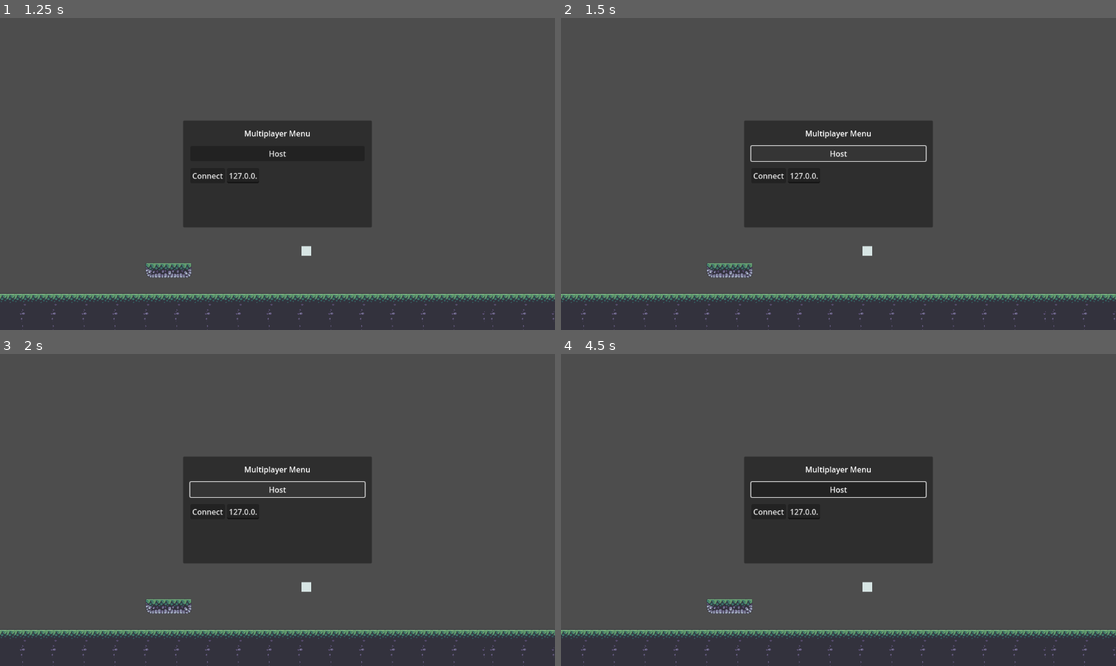
Above: before the commit, frames 1-4 (two rows, left to right).
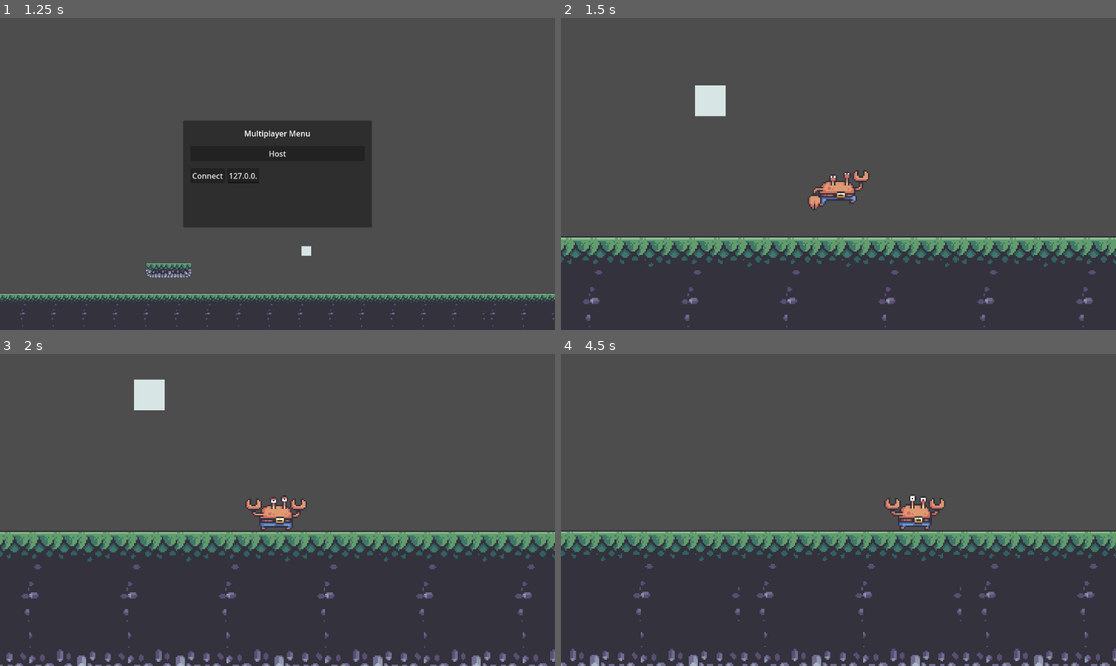
Above: after the commit, the same moments.

Repository: SMR-2023-Summer-Project/2DSideRacer
Game: Godot game, scene res://root/ui/title_screen/title_screen.tscn
Same seed, same stepped clock (60 frames per second), same inputs: the game is played once before the commit and once after it.
Inputs (mouse positions are in pixels of both pictures, inside the frame that each line leads up to):
- Up to frame 1 (1.25 s): click "PLAY!" at 0.5 s
- Up to frame 2 (1.5 s): click "Host" at 1.25 s
- Up to frame 3 (2 s): no input
- Up to frame 4 (4.5 s): move the mouse to (960, 494) at 2.02 s; hold Right (ui_right) 2.03-3.53 s; tap Shift (dash) every 0.75 s from 2.1 to 4.35 s; tap Up (jump) at 2.27, 3.02 s; move the mouse to (727, 525) at 2.77 s; move the mouse to (894, 441) at 3.52 s; hold Left (ui_left) 3.53-4.28 s; move the mouse to (810, 572) at 4.27 s; hold Right (ui_right) from 4.28 s (still down)

Frame 1 is identical in both runs. In frame 2, 30% of the frame differs, in the area x 0-100%, y 21-100%; in frame 3, 39%; in frame 4, 41%, in the area x 0-100%, y 32-100%.
Error after the commit: Assertion failed: UPNP Discover Failed! Error 24 (res://root/multiplayer/multiplayer.tscn::GDScript_463ds:48)

Commit message:
Revert "Adds checkpoints to the multiplayer scene"
This reverts commit 7ddb19b5e409345c7626521d1b904d2ce1b752b2.

Diff:
--- a/root/multiplayer/multiplayer.tscn
+++ b/root/multiplayer/multiplayer.tscn
@@ -1,9 +1,68 @@
-[gd_scene load_steps=9 format=3 uid="uid://cdn18fm4gxl0m"]
-
-[ext_resource type="Texture2D" uid="uid://bekfk6muxscqh" path="res://root/assets/sprites/tilesets/stone_grassy_tileset.png" id="1_pod0c"]
-[ext_resource type="Texture2D" uid="uid://b84hhopl0xjto" path="res://root/assets/sprites/backgrounds/Industrial_background_1.png" id="2_rxy47"]
-[ext_resource type="Script" path="res://root/scenes/demo_scene/Global.gd" id="3_c6tnc"]
-[ext_resource type="Script" path="res://root/scenes/demo_scene/Checkpoint.gd" id="4_so2ev"]
+[gd_scene load_steps=7 format=3 uid="uid://cdn18fm4gxl0m"]
+
+[ext_resource type="Texture2D" uid="uid://bhw1xco3bihrj" path="res://root/assets/sprites/tilesets/stone_grassy_tileset.png" id="1_pod0c"]
+[ext_resource type="Texture2D" uid="uid://2axj50dogn28" path="res://root/assets/sprites/backgrounds/Industrial_background_1.png" id="2_rxy47"]
+
+[sub_resource type="GDScript" id="GDScript_463ds"]
+script/source = "# author Cesar
+
+extends Node2D
+
+const PORT = 4433
+const Player = preload(\"res://root/entities/player/player.tscn\")
+
+var peer = ENetMultiplayerPeer.new()
+
+func _on_join_pressed():
+	$CanvasLayer.hide()
+	var txt : String = $CanvasLayer/MainMenu/MarginContainer/VBoxContainer/HBoxContainer/Address.text
+	if txt == \"\":
+		OS.alert(\"Need a remote to connect to.\")
+		return
+
+	peer.create_client(txt, PORT)
+	multiplayer.multiplayer_peer = peer
+
+func _on_host_pressed():
+	# Start as server.
+	$CanvasLayer.hide()
+
+	peer.create_server(PORT)
+	multiplayer.multiplayer_peer = peer
+
+	multiplayer.peer_connected.connect(add_player)
+	multiplayer.peer_disconnected.connect(remove_player)
+
+	add_player(multiplayer.get_unique_id())
+
+	upnp_setup()
+
+func add_player(peer_id):
+	var player = Player.instantiate()
+	player.name = str(peer_id)
+	add_child(player)
+
+func remove_player(peer_id):
+	var player = get_node_or_null(str(peer_id))
+	if player:
+		player.queue_free()
+
+func upnp_setup():
+	var upnp = UPNP.new()
+
+	var discover_result = upnp.discover()
+	assert(discover_result == UPNP.UPNP_RESULT_SUCCESS, \\
+		\"UPNP Discover Failed! Error %s\" % discover_result)
+
+	assert(upnp.get_gateway() and upnp.get_gateway().is_valid_gateway(), \\
+		\"UPNP Invalid Gateway!\")
+
+	var map_result = upnp.add_port_mapping(PORT)
+	assert(map_result == UPNP.UPNP_RESULT_SUCCESS, \\
+		\"UPNP Port Mapping Failed! Error %s\" % map_result)
+
+	print(\"Success! Join Address: %s\" % upnp.query_external_address())
+"
 
 [sub_resource type="TileSetAtlasSource" id="TileSetAtlasSource_spn0y"]
 texture = ExtResource("1_pod0c")
@@ -766,11 +825,9 @@
 
 [sub_resource type="RectangleShape2D" id="RectangleShape2D_0drc7"]
 
-[sub_resource type="RectangleShape2D" id="RectangleShape2D_s8abx"]
-size = Vector2(94, 130)
-
 [node name="Multiplayer" type="Node2D"]
 position = Vector2(-5, -3)
+script = SubResource("GDScript_463ds")
 
 [node name="CanvasLayer" type="CanvasLayer" parent="."]
 
@@ -845,26 +902,5 @@
 _spawnable_scenes = PackedStringArray("res://root/entities/player/player.tscn")
 spawn_path = NodePath("..")
 
-[node name="Global" type="Node" parent="."]
-script = ExtResource("3_c6tnc")
-
-[node name="Checkpoint" type="Area2D" parent="."]
-position = Vector2(-779, 32)
-script = ExtResource("4_so2ev")
-
-[node name="CollisionShape2D" type="CollisionShape2D" parent="Checkpoint"]
-position = Vector2(3, -38)
-shape = SubResource("RectangleShape2D_s8abx")
-
-[node name="Checkpoint2" type="Area2D" parent="."]
-position = Vector2(546, 19)
-script = ExtResource("4_so2ev")
-
-[node name="CollisionShape2D" type="CollisionShape2D" parent="Checkpoint2"]
-position = Vector2(10, -36)
-shape = SubResource("RectangleShape2D_s8abx")
-
 [connection signal="pressed" from="CanvasLayer/MainMenu/MarginContainer/VBoxContainer/Host" to="." method="_on_host_pressed"]
 [connection signal="pressed" from="CanvasLayer/MainMenu/MarginContainer/VBoxContainer/HBoxContainer/Connect" to="." method="_on_join_pressed"]
-[connection signal="body_entered" from="Checkpoint" to="Checkpoint" method="_on_body_entered"]
-[connection signal="body_entered" from="Checkpoint2" to="Checkpoint2" method="_on_body_entered"]
--- a/root/scenes/demo_scene/Checkpoint.gd
+++ b/root/scenes/demo_scene/Checkpoint.gd
@@ -8,6 +8,6 @@
 func _on_body_entered(body: Node) -> void:
 
 	if x > 0:
-		print(self.position)#prints current position
+		print(self.position)
 		Global.updated_spawn(self.position)
 	x += 1
--- a/root/scenes/demo_scene/Global.gd
+++ b/root/scenes/demo_scene/Global.gd
@@ -3,7 +3,7 @@
 
 
 # Called when the node enters the scene tree for the first time.
-var spawn_point = Vector2(-550,8)#makes a global spawnpoint
+var spawn_point = Vector2(-496,32)#makes a global spawnpoint
 
 func updated_spawn(new_point):#Makes a function to change the spawnpoint
 	spawn_point = new_point
Not shown: 1 places in root/entities/player/player.tscn that only renumber resources
Not shown: 1 places in root/scenes/demo_scene/demo_scene.tscn that only renumber resources
Not shown: 1 places in root/scenes/demo_scene_2/demo_scene_2.tscn that only renumber resources
Not shown: 1 places in root/ui/title_screen/title_screen.tscn that only renumber resources
